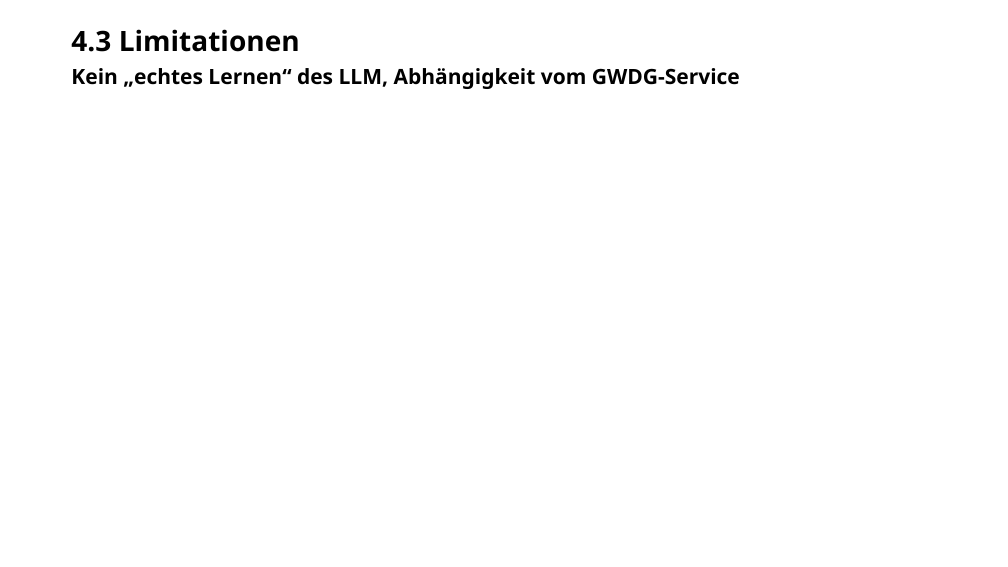
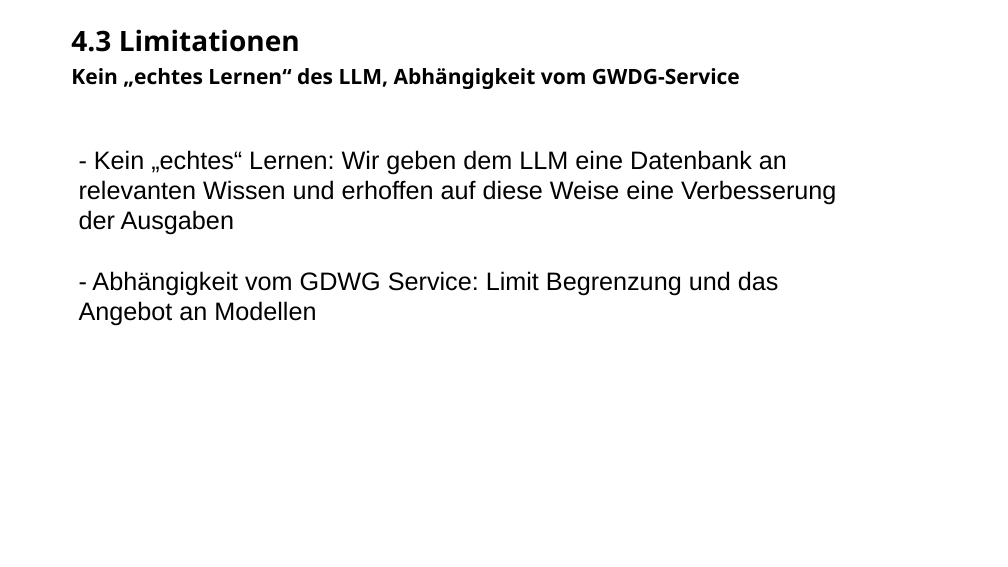
Before and after one commit to ElenaTorlopova/RAG_Obsidian, a slide deck: slide 13 of presentation.odp. Drawn at 1008x567 pixels with LibreOffice and Linux fonts; fonts in the diff are those of the drawing; background and template pictures are left out. Boxes give left, top, right and bottom in pixels: in the first picture for what was removed or moved away, otherwise in the second. Text is boxed around its words. In the diff, an @@ line names an element or a change of style, - is before the commit and + after.

```diff
--- a/presentation.odp
+++ b/presentation.odp
@@ text added at bbox=[79, 150, 836, 325], 18 pt, text #000000 @@
+- Kein „echtes“ Lernen: Wir geben dem LLM eine Datenbank an relevanten Wissen und erhoffen auf diese Weise eine Verbesserung der Ausgaben
+- Abhängigkeit vom GDWG Service: Limit Begrenzung und das Angebot an Modellen
```
Also in this commit, not shown: 16 other slides changed, 5 slides added, 2 slides removed, 13 other files.
